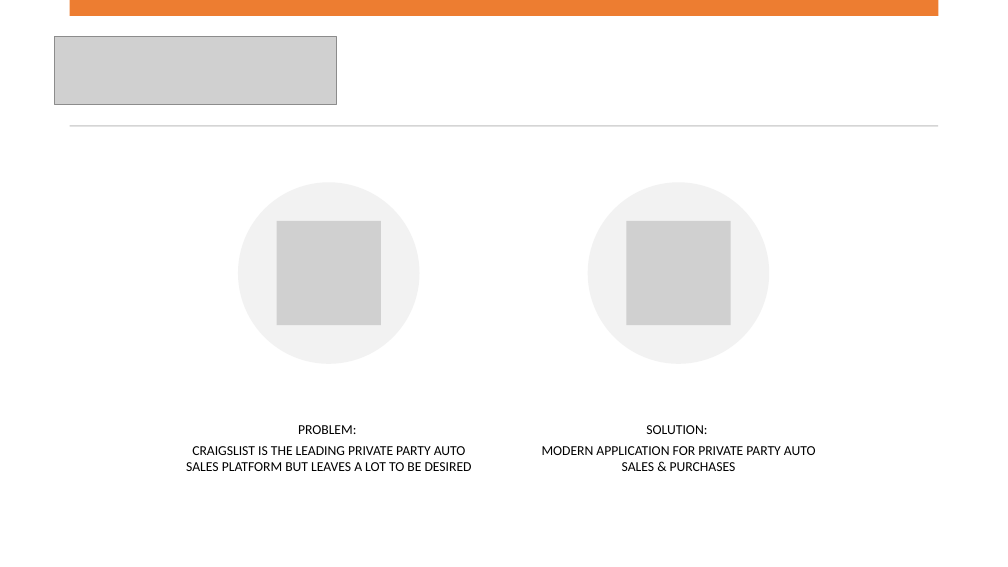
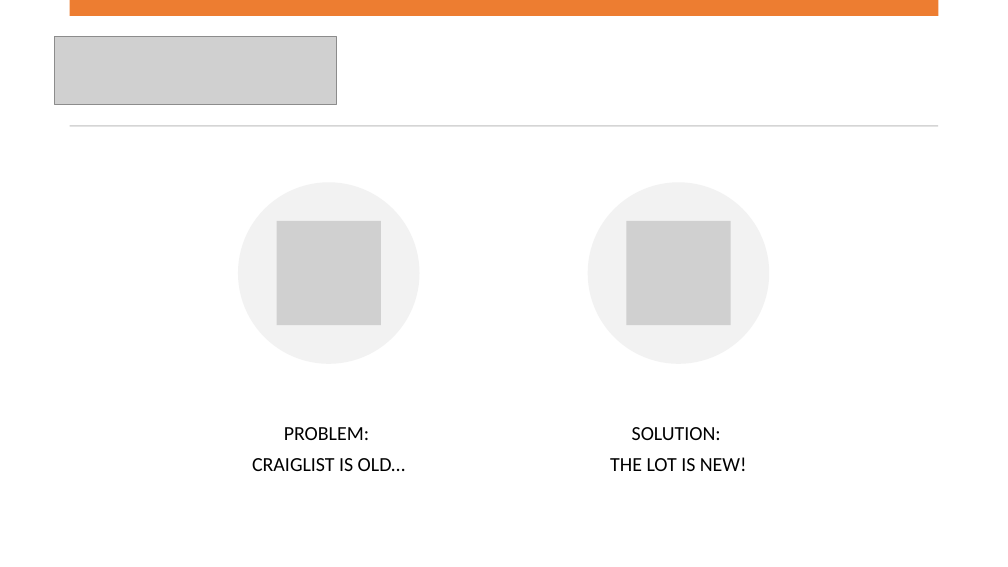
Before and after one commit to keira-mclean/capstone-cjk-be, a slide deck: slide 2 of Capstone3_CJK.pptx. Drawn at 1008x567 pixels with LibreOffice and Linux fonts; fonts in the diff are those of the drawing; grey boxes stand for pictures. Boxes give left, top, right and bottom in pixels: in the first picture for what was removed or moved away, otherwise in the second. Text is boxed around its words. In the diff, an @@ line names an element or a change of style, - is before the commit and + after.

Commit message:
PPT Changes

```diff
--- a/Capstone3_CJK.pptx
+++ b/Capstone3_CJK.pptx
@@ text at [284,427,369,440]: size 13 to 19 pt in "PROBLEM:"; more space between paragraphs @@
@@ text at [632,427,721,440]: size 13 to 19 pt in "SOLUTION:"; more space between paragraphs @@
@@ text at [252,458,406,471]: text changed; size 13 to 19 pt @@
-CRAIGSLIST IS THE LEADING PRIVATE PARTY AUTO SALES PLATFORM BUT LEAVES A LOT TO BE DESIRED
+CRAIGLIST IS OLD…
@@ text at [610,457,747,471]: text changed; size 13 to 19 pt @@
-MODERN APPLICATION FOR PRIVATE PARTY AUTO SALES & PURCHASES
+THE LOT IS NEW!
```
Also in this commit, not shown: 1 other slide changed.
